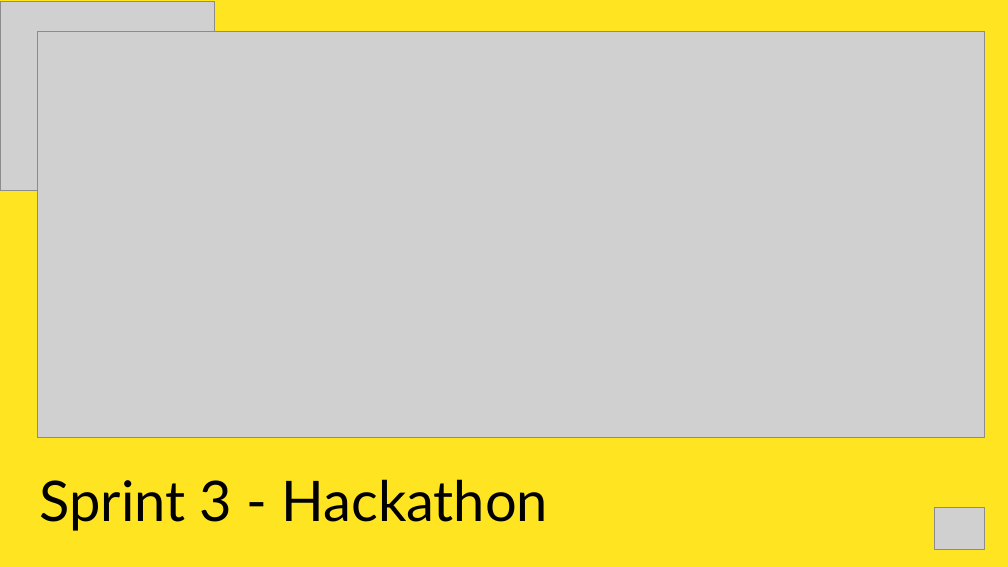
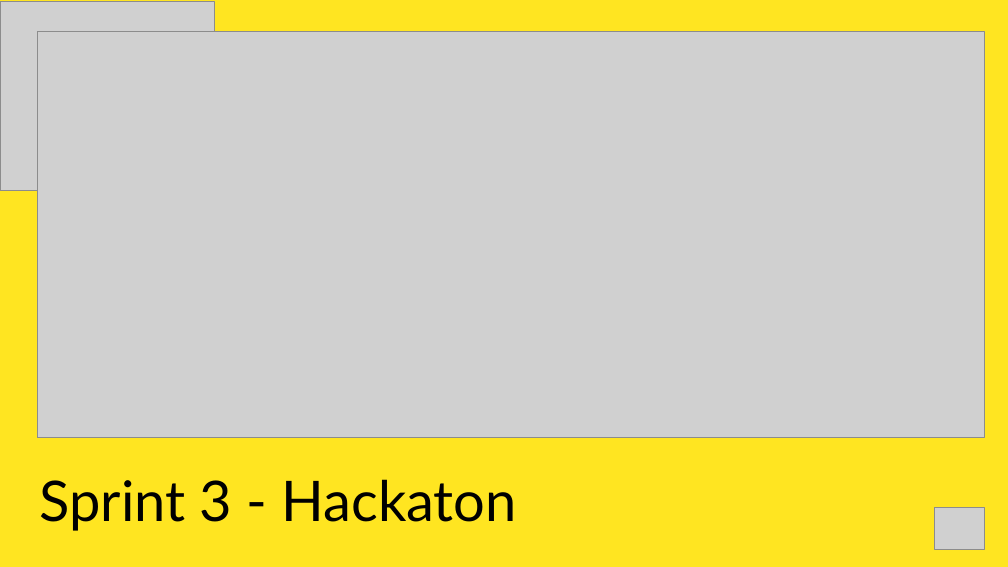
Before and after one commit to CamilaBueno/hackaton-1, a slide deck: slide 1 of Sprint 3 - Hackaton.pptx. Drawn at 1008x567 pixels with LibreOffice and Linux fonts; fonts in the diff are those of the drawing; grey boxes stand for pictures. Boxes give left, top, right and bottom in pixels: in the first picture for what was removed or moved away, otherwise in the second. Text is boxed around its words. In the diff, an @@ line names an element or a change of style, - is before the commit and + after.

```diff
--- a/Sprint 3 - Hackaton.pptx
+++ b/Sprint 3 - Hackaton.pptx
@@ text at (x1=40, y1=479, x2=517, y2=531): text changed @@
-Sprint 3 - Hackathon
+Sprint 3 - Hackaton
```
Also in this commit, not shown: 4 other slides changed, 1 slide added, 1 slide removed, 3 other files.
